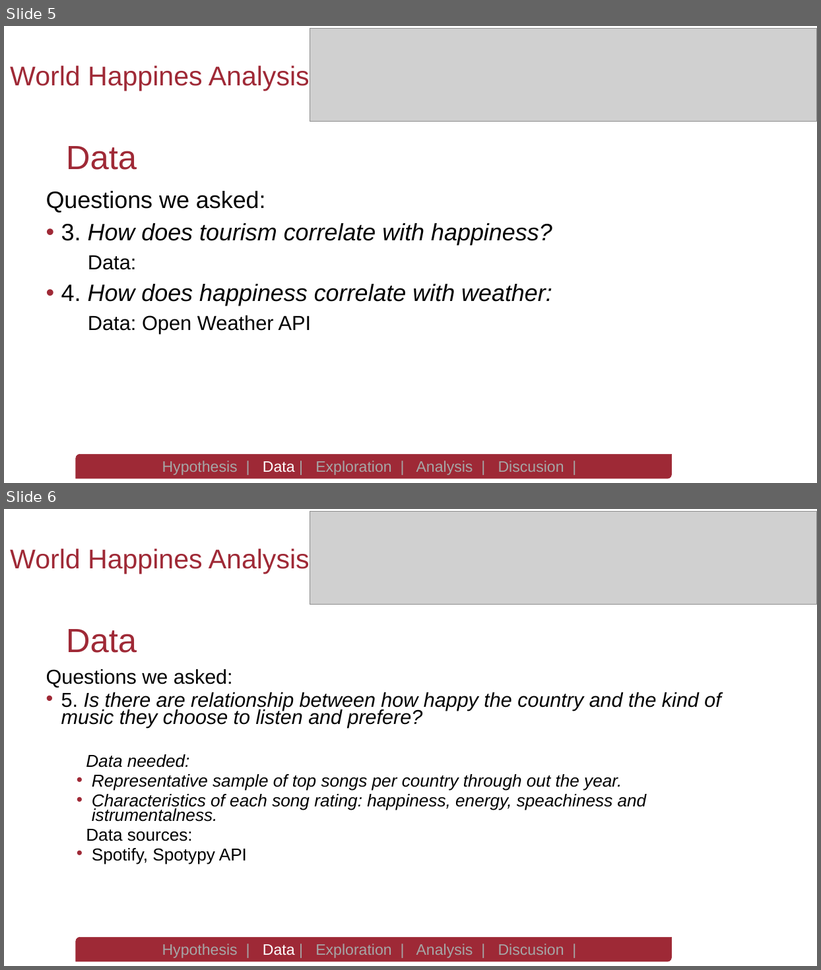
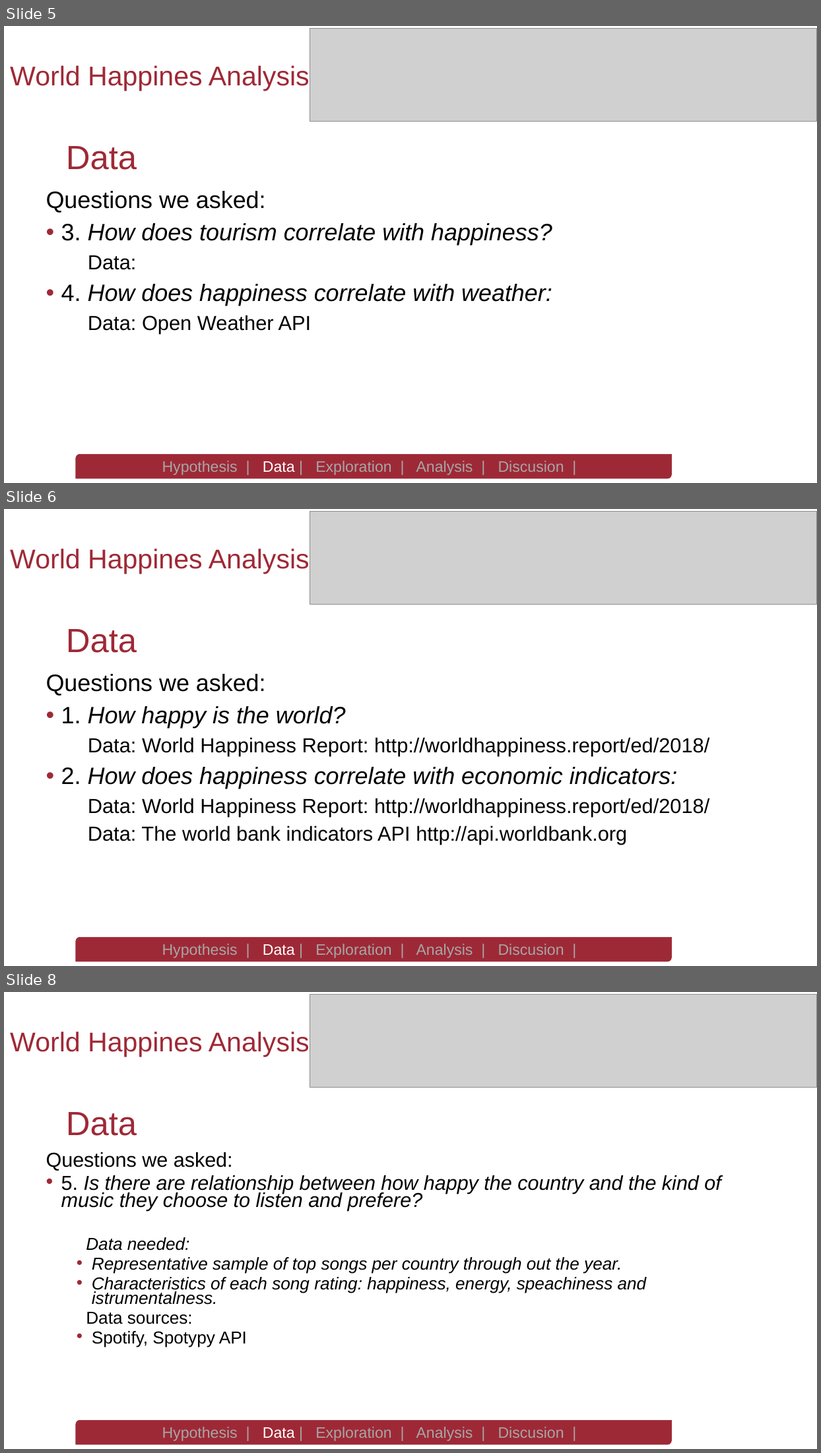
Before and after one commit to spastranas/GroupProject, a slide deck: World Happiness Analysis- Group 4 Final Presentation.pptx. Shown one above the other, each under a label of ours: slides 5 and 6 before the commit, slides 5, 6 and 8 after it; the slides between them are not shown. The pictures are 821x970 and 821x1453 pixels, drawn with LibreOffice and Linux fonts; fonts in the diff are those of the drawing; grey boxes stand for pictures; background and template pictures are left out. Boxes give left, top, right and bottom in pixels: in the first picture for what was removed or moved away, otherwise in the second. Text is boxed around its words. In the diff, an @@ line names an element or a change of style, - is before the commit and + after.

```diff
--- a/World Happiness Analysis- Group 4 Final Presentation.pptx
+++ b/World Happiness Analysis- Group 4 Final Presentation.pptx
@@ slide 6 added at (x1=4, y1=509, x2=817, y2=966), background picture (left out) @@
@@ picture added at (x1=310, y1=511, x2=817, y2=604) @@
@@ text added at (x1=10, y1=549, x2=310, y2=574), 32 pt, text #9F2936 @@
+World Happines Analysis
@@ title added at (x1=66, y1=629, x2=137, y2=653), 39.6 pt, text #9F2936 @@
+Data
@@ text added at (x1=46, y1=674, x2=710, y2=845), 24 pt, text #000000 @@
+Questions we asked:
+• 1. How happy is the world?
+  Data: World Happiness Report: http://worldhappiness.report/ed/2018/
+• 2. How does happiness correlate with economic indicators:
+  Data: World Happiness Report: http://worldhappiness.report/ed/2018/
+  Data: The world bank indicators API http://api.worldbank.org
@@ round diag rect added at (x1=76, y1=938, x2=672, y2=962), fill #9E2936, outline #9F2936 0.5 pt, 18 pt, text #A6A6A6 @@
+Hypothesis | Data | Exploration | Analysis | Discusion |
@@ what was slide 6 is now slide 8 @@
```
Also in this commit, not shown: 4 slides changed, 5 other slides added, 2 other files.
